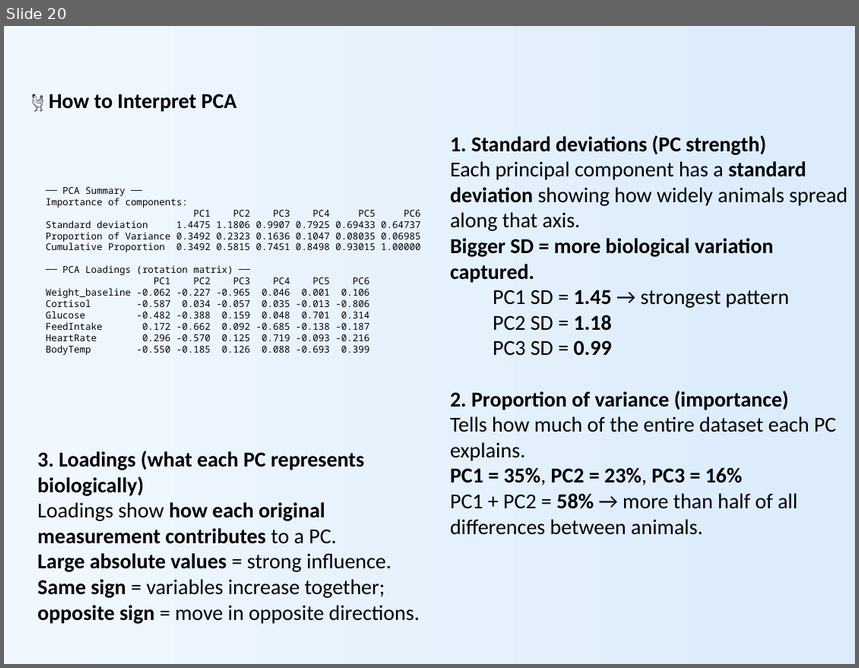
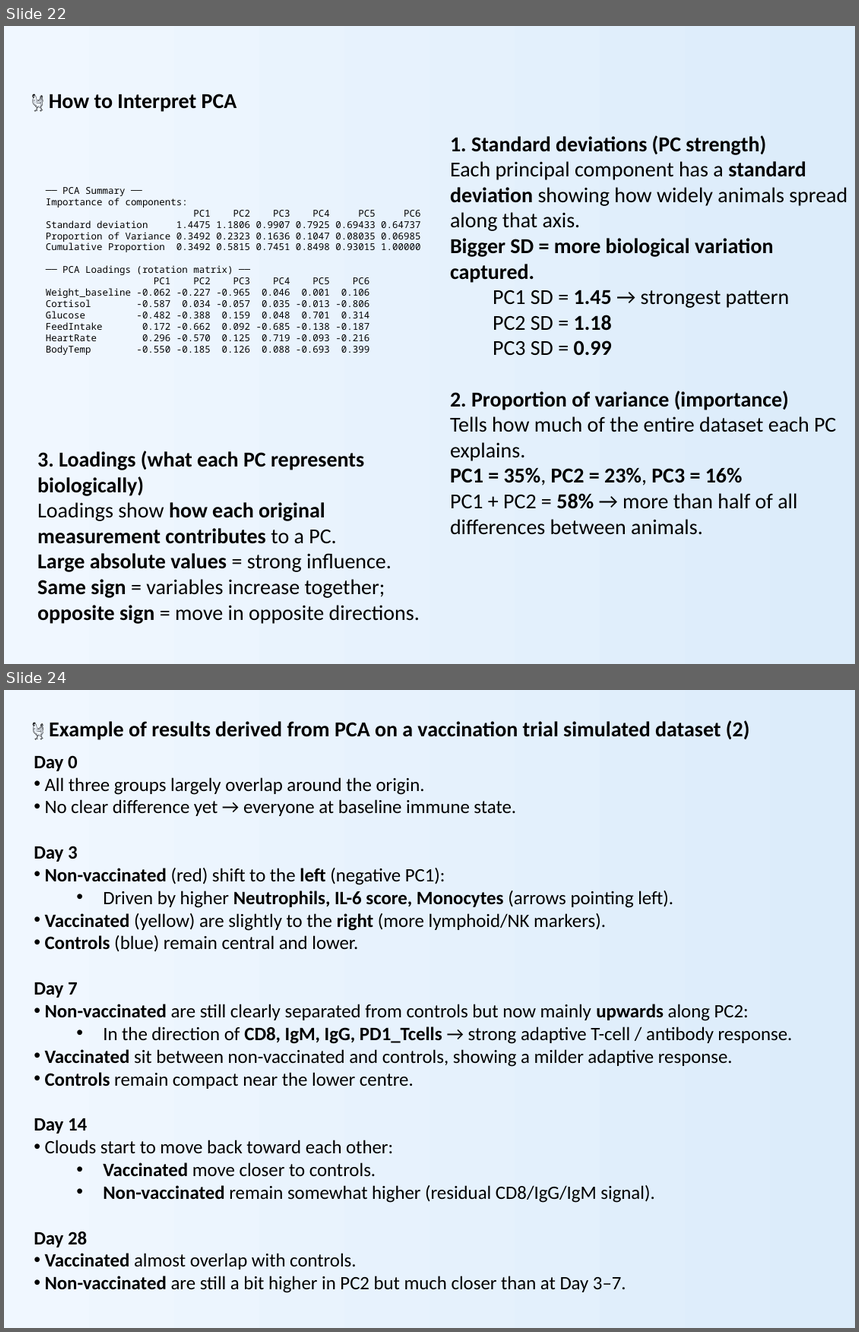
Before and after one commit to nicola-palmieri/TableAnalyzer, a slide deck: presentations/Table_Analyzer_Overview.pptx. Shown one above the other, each under a label of ours: slide 20 before the commit, slides 22 and 24 after it; the slides between them are not shown. The pictures are 859x668 and 859x1332 pixels, drawn with LibreOffice and Linux fonts; fonts in the diff are those of the drawing. Boxes give left, top, right and bottom in pixels: in the first picture for what was removed or moved away, otherwise in the second. Text is boxed around its words. In the diff, an @@ line names an element or a change of style, - is before the commit and + after.

```diff
--- a/presentations/Table_Analyzer_Overview.pptx
+++ b/presentations/Table_Analyzer_Overview.pptx
@@ slide 24 added at [4,690,855,1328], background gradient #F0F7FF to #DCECFA @@
@@ text added at [49,720,750,740], 18 pt, text #000000, bold @@
+🐔 Example of results derived from PCA on a vaccination trial simulated dataset (2)
@@ text added at [34,755,793,1293], 16 pt, text #000000 @@
+Day 0
+• All three groups largely overlap around the origin.
+• No clear difference yet → everyone at baseline immune state.
+Day 3
+• Non-vaccinated (red) shift to the left (negative PC1):
+  • Driven by higher Neutrophils, IL-6 score, Monocytes (arrows pointing left).
+• Vaccinated (yellow) are slightly to the right (more lymphoid/NK markers).
+• Controls (blue) remain central and lower.
+Day 7
+• Non-vaccinated are still clearly separated from controls but now mainly upwards along PC2:
+  • In the direction of CD8, IgM, IgG, PD1_Tcells → strong adaptive T-cell / antibody response.
+• Vaccinated sit between non-vaccinated and controls, showing a milder adaptive response.
+• Controls remain compact near the lower centre.
+Day 14
+• Clouds start to move back toward each other:
+  • Vaccinated move closer to controls.
+  • Non-vaccinated remain somewhat higher (residual CD8/IgG/IgM signal).
+Day 28
+• Vaccinated almost overlap with controls.
+• Non-vaccinated are still a bit higher in PC2 but much closer than at Day 3–7.
@@ what was slide 20 is now slide 22 @@
```
Also in this commit, not shown: 3 other slides added, 3 other files.
